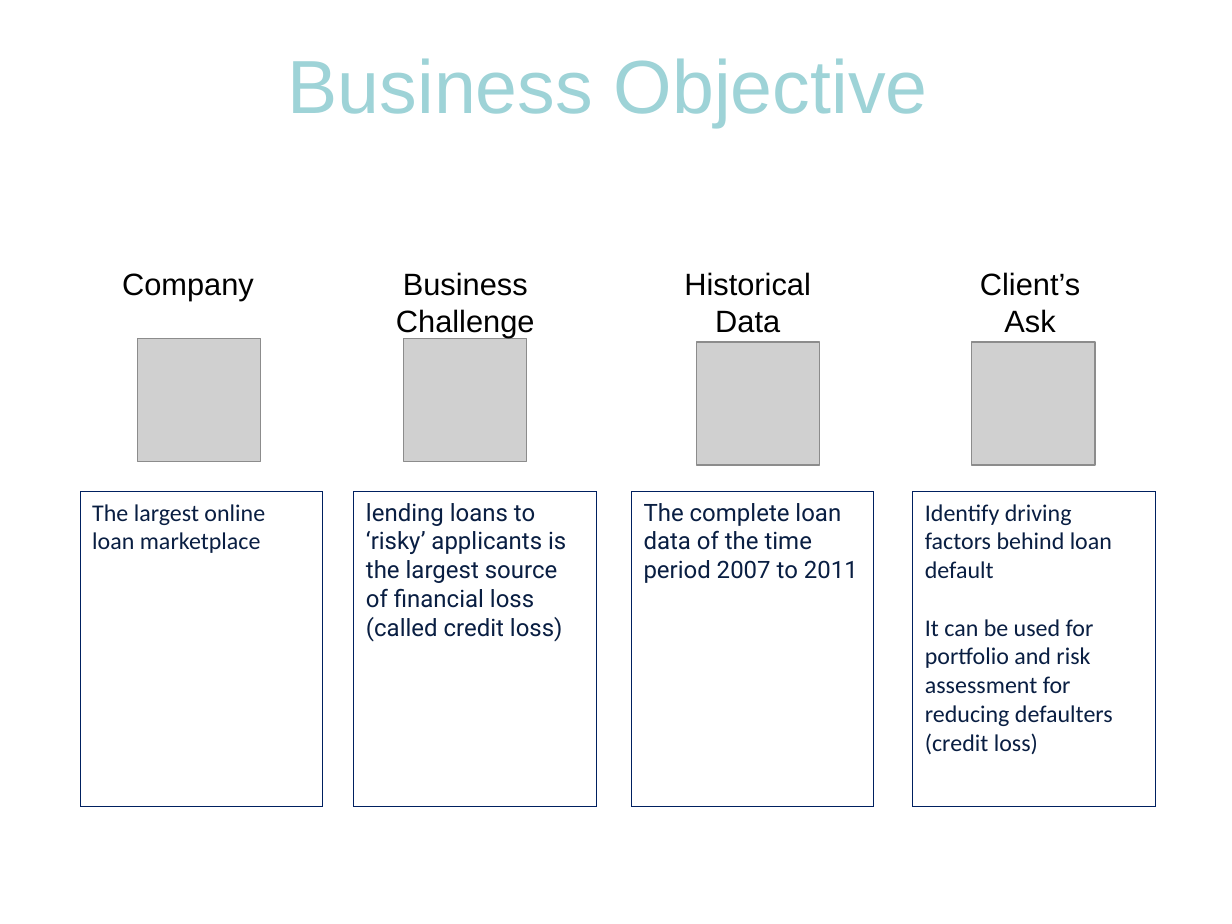
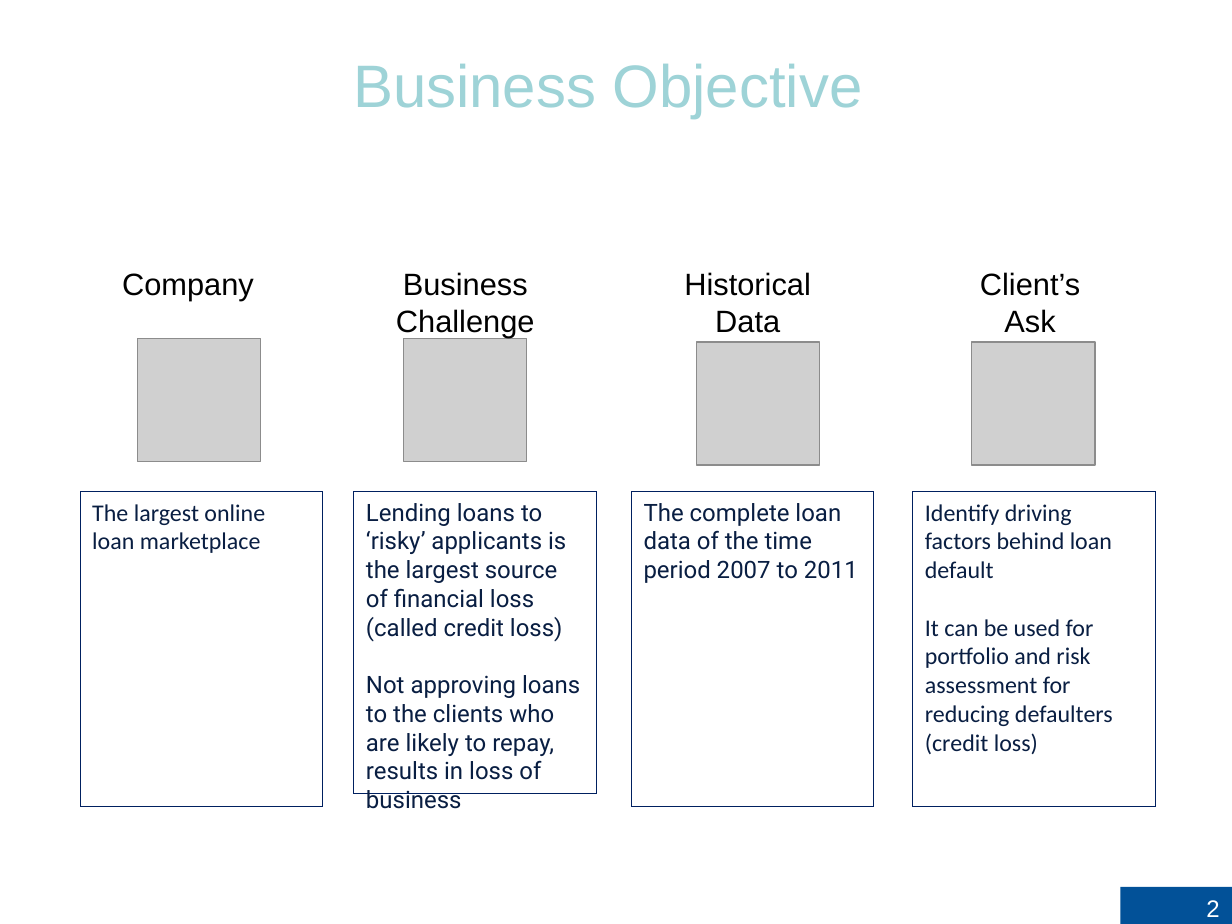
Before and after one commit to RujDha/LendingClub-CaseStudy, a slide deck: slide 2 of LeandingClub-CaseStudy.pptx. Drawn at 1232x924 pixels with LibreOffice and Linux fonts; fonts in the diff are those of the drawing; grey boxes stand for pictures; background and template pictures are left out. Boxes give left, top, right and bottom in pixels: in the first picture for what was removed or moved away, otherwise in the second. Text is boxed around its words. In the diff, an @@ line names an element or a change of style, - is before the commit and + after.

```diff
--- a/LeandingClub-CaseStudy.pptx
+++ b/LeandingClub-CaseStudy.pptx
@@ title "Business Objective" at [353, 64, 863, 118]: size 44 to 35 pt @@
@@ rectangle "Lending loans to ‘risky’ applicants ...": place and size @@
-rectangle "Lending loans to ‘risky’ applicants ..." at [354, 492, 596, 807]
+rectangle "Lending loans to ‘risky’ applicants ..." at [354, 492, 596, 795]
@@ text in rectangle at [366, 503, 580, 809]: text changed @@
-lending loans to ‘risky’ applicants is the largest source of financial loss (called credit loss)
+Lending loans to ‘risky’ applicants is the largest source of financial loss (called credit loss)
+Not approving loans to the clients who are likely to repay, results in loss of business
@@ page number added at [1120, 887, 1232, 924], fill #025198, 14 pt, text #FFFFFF @@
+2
```
Also in this commit, not shown: 8 other slides changed, 7 slides added, 3 slides removed.
